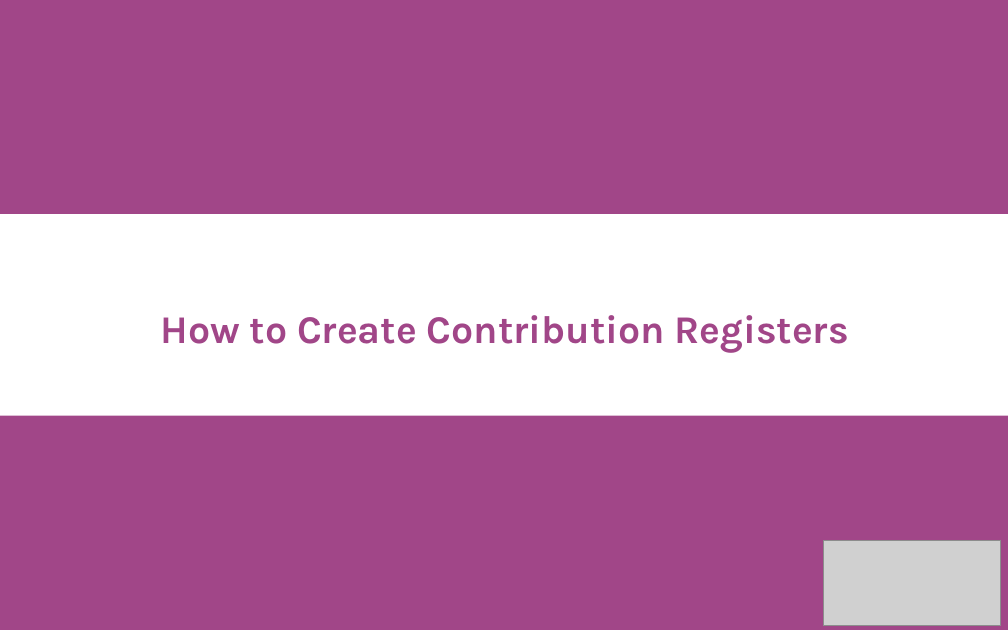
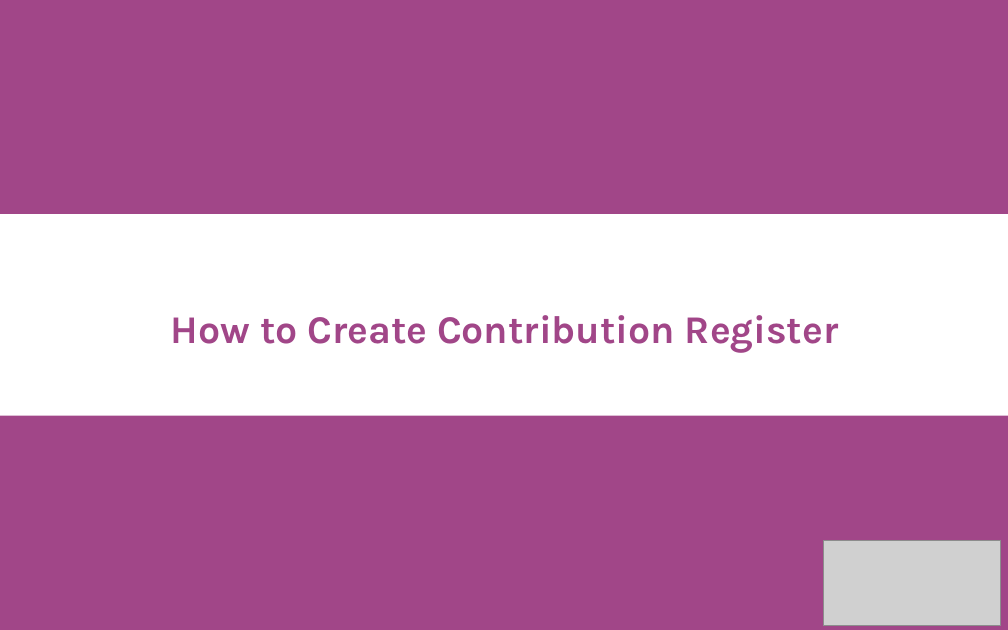
Before and after one commit to gitmehedi/EMK, a slide deck: slide 3 of User Manual/Presentation/HR Payroll V-0.1.pptx. Drawn at 1008x630 pixels with LibreOffice and Linux fonts; fonts in the diff are those of the drawing; grey boxes stand for pictures. Boxes give left, top, right and bottom in pixels: in the first picture for what was removed or moved away, otherwise in the second. Text is boxed around its words. In the diff, an @@ line names an element or a change of style, - is before the commit and + after.

```diff
--- a/User Manual/Presentation/HR Payroll V-0.1.pptx
+++ b/User Manual/Presentation/HR Payroll V-0.1.pptx
@@ title at <box>171,315,838,353</box>: text changed @@
-How to Create Contribution Registers
+How to Create Contribution Register
```
Also in this commit, not shown: 3 other slides changed, 1 slide added, 1 slide removed, 2 other files.
